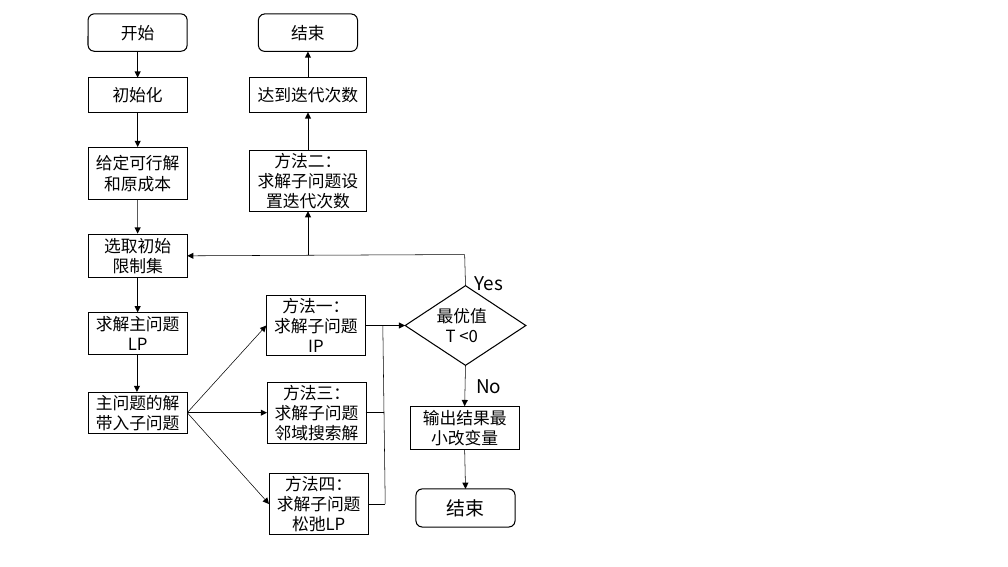
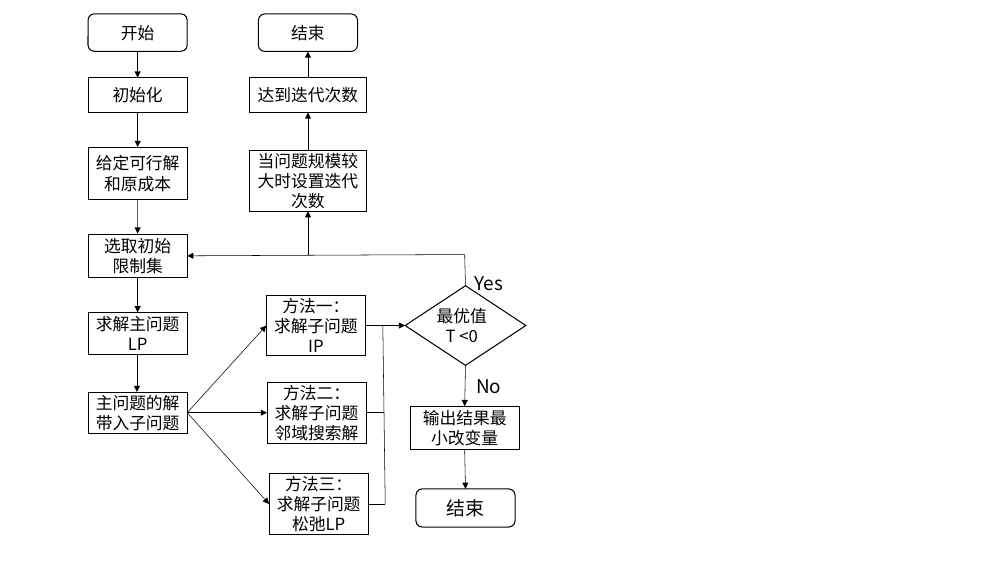
Before and after one commit to Dis-count/Inverse_optimization, a slide deck: slide 3 of Inv_Summary/Flow.pptx (slide 1 before the commit). Drawn at 1008x567 pixels with LibreOffice and Linux fonts; fonts in the diff are those of the drawing. Boxes give left, top, right and bottom in pixels: in the first picture for what was removed or moved away, otherwise in the second. Text is boxed around its words. In the diff, an @@ line names an element or a change of style, - is before the commit and + after.

```diff
--- a/Inv_Summary/Flow.pptx
+++ b/Inv_Summary/Flow.pptx
@@ text in rectangle at [258, 150, 358, 212]: text changed @@
-方法二：
-求解子问题设置迭代次数
+当问题规模较大时设置迭代次数
@@ text in rectangle at [283, 382, 350, 401]: text changed @@
-方法三：
+方法二：
@@ text in rectangle at [285, 473, 352, 492]: text changed @@
-方法四：
+方法三：
```
Also in this commit, not shown: 1 slide added, 4 other files.
